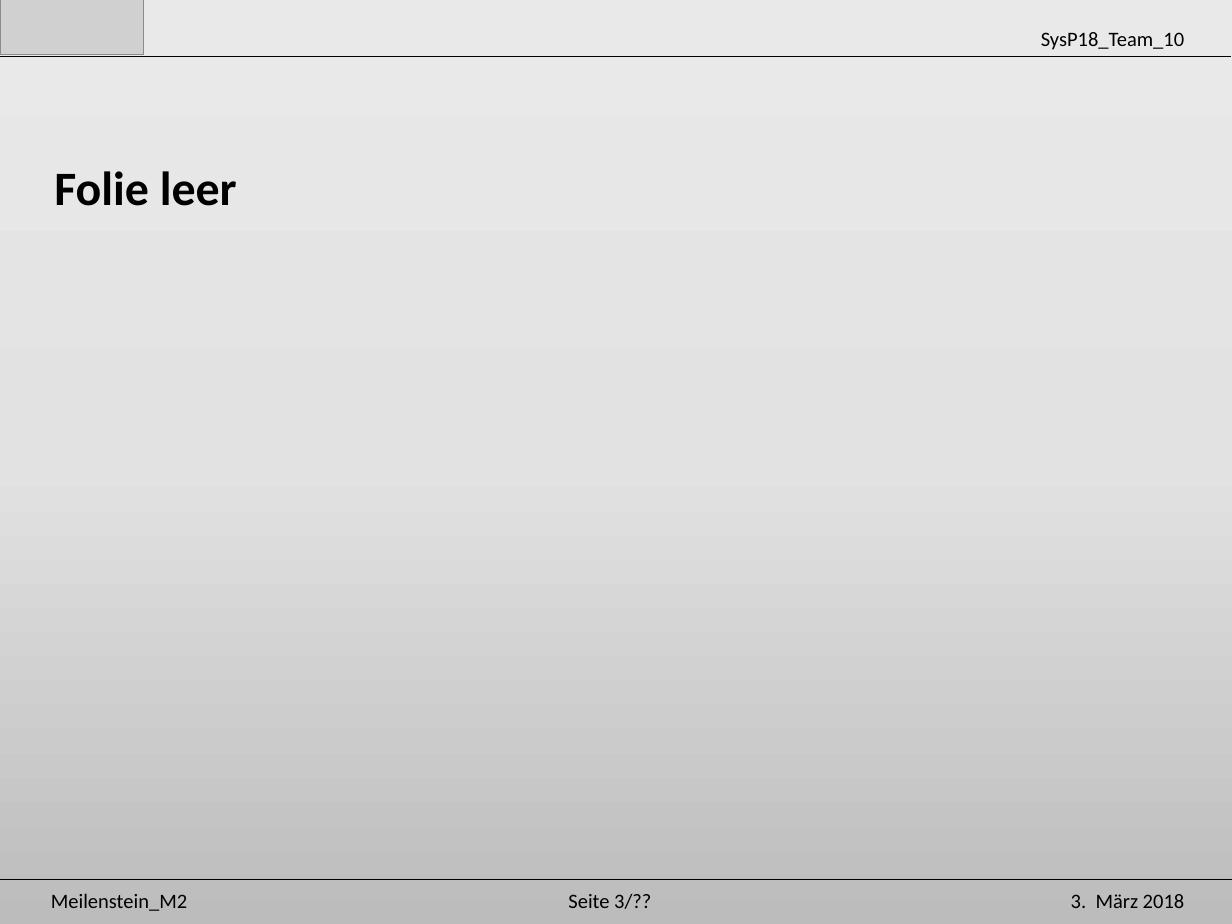
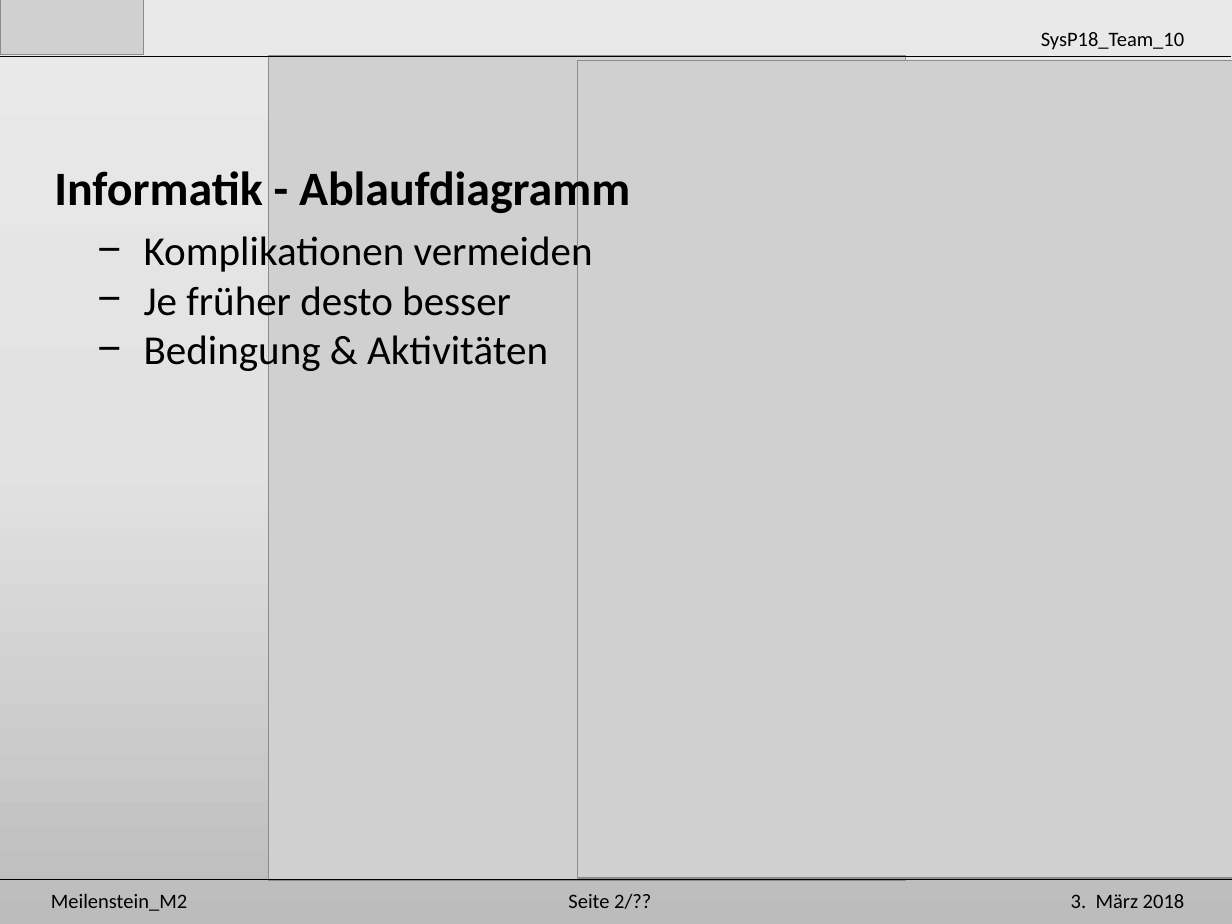
Before and after one commit to Unaqwyn/SysP18_1cv, a slide deck: slide 5 of 01_Organisation/02_Meilensteine/m2/M2_Info.pptx (slide 4 before the commit). Drawn at 1232x924 pixels with LibreOffice and Linux fonts; fonts in the diff are those of the drawing; grey boxes stand for pictures. Boxes give left, top, right and bottom in pixels: in the first picture for what was removed or moved away, otherwise in the second. Text is boxed around its words. In the diff, an @@ line names an element or a change of style, - is before the commit and + after.

```diff
--- a/01_Organisation/02_Meilensteine/m2/M2_Info.pptx
+++ b/01_Organisation/02_Meilensteine/m2/M2_Info.pptx
@@ picture added at (269, 55, 906, 880) @@
@@ picture added at (578, 60, 1232, 878) @@
@@ text at (54, 165, 630, 217): text changed @@
-Folie leer
+Informatik - Ablaufdiagramm
@@ text added at (144, 232, 593, 374), 24 pt, text #000000 @@
+− Komplikationen vermeiden
+− Je früher desto besser
+− Bedingung & Aktivitäten
@@ text at (568, 894, 651, 909): text changed @@
-Seite 3/??
+Seite 2/??
```
Also in this commit, not shown: 1 other slide changed, 2 slides added, 14 other files.
